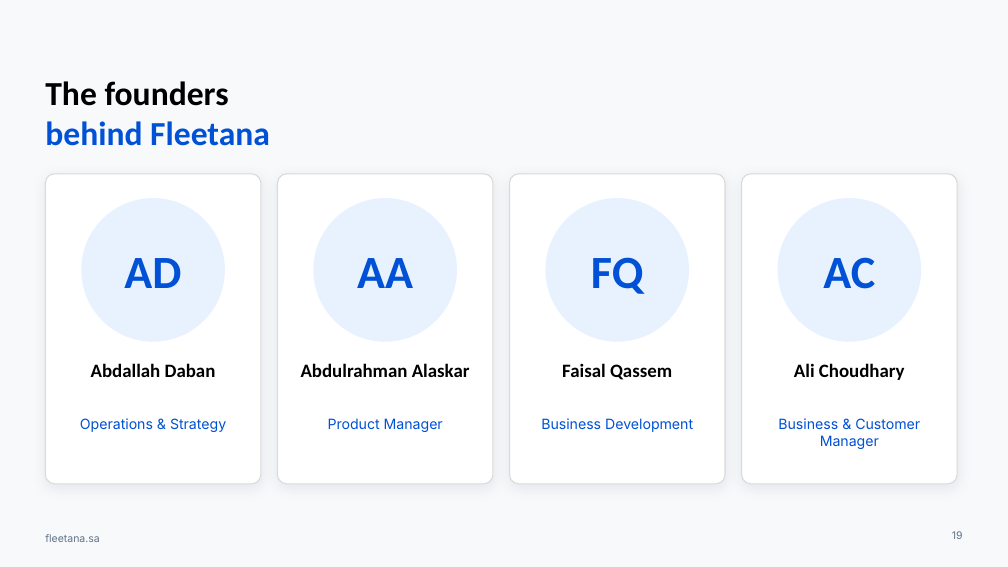
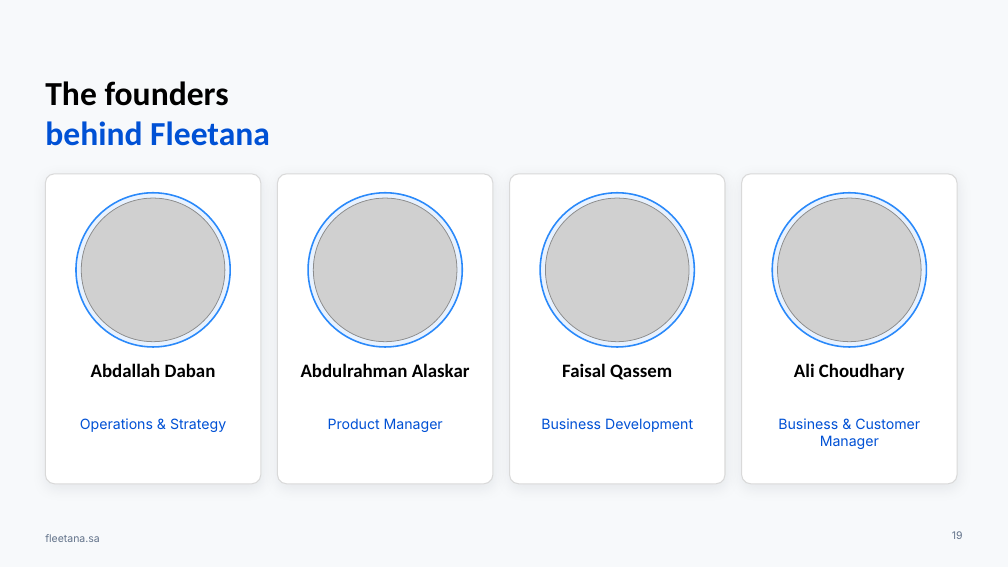
Before and after one commit to AbdallahDaban/Claude, a slide deck: slide 19 of fleetana-launch/brand/profile/Fleetana-Company-Profile-EN.pptx. Drawn at 1008x567 pixels with LibreOffice and Linux fonts; fonts in the diff are those of the drawing; grey boxes stand for pictures; background and template pictures are left out. Boxes give left, top, right and bottom in pixels: in the first picture for what was removed or moved away, otherwise in the second. Text is boxed around its words. In the diff, an @@ line names an element or a change of style, - is before the commit and + after.

```diff
--- a/fleetana-launch/brand/profile/Fleetana-Company-Profile-EN.pptx
+++ b/fleetana-launch/brand/profile/Fleetana-Company-Profile-EN.pptx
@@ ellipse added at [76, 193, 230, 347], fill #E8F2FF, outline #2A89FA 1.5 pt @@
@@ ellipse removed at [81, 198, 225, 342] @@
-AD
@@ picture added at [81, 198, 225, 342] @@
@@ ellipse added at [309, 193, 463, 347], fill #E8F2FF, outline #2A89FA 1.5 pt @@
@@ ellipse removed at [313, 198, 457, 342] @@
-AA
@@ picture added at [313, 198, 457, 342] @@
@@ ellipse added at [540, 193, 694, 347], fill #E8F2FF, outline #2A89FA 1.5 pt @@
@@ ellipse removed at [545, 198, 689, 342] @@
-FQ
@@ picture added at [545, 198, 689, 342] @@
@@ ellipse added at [772, 193, 926, 347], fill #E8F2FF, outline #2A89FA 1.5 pt @@
@@ ellipse removed at [778, 198, 922, 342] @@
-AC
@@ picture added at [778, 198, 922, 342] @@
```
Also in this commit, not shown: 6 other files.
